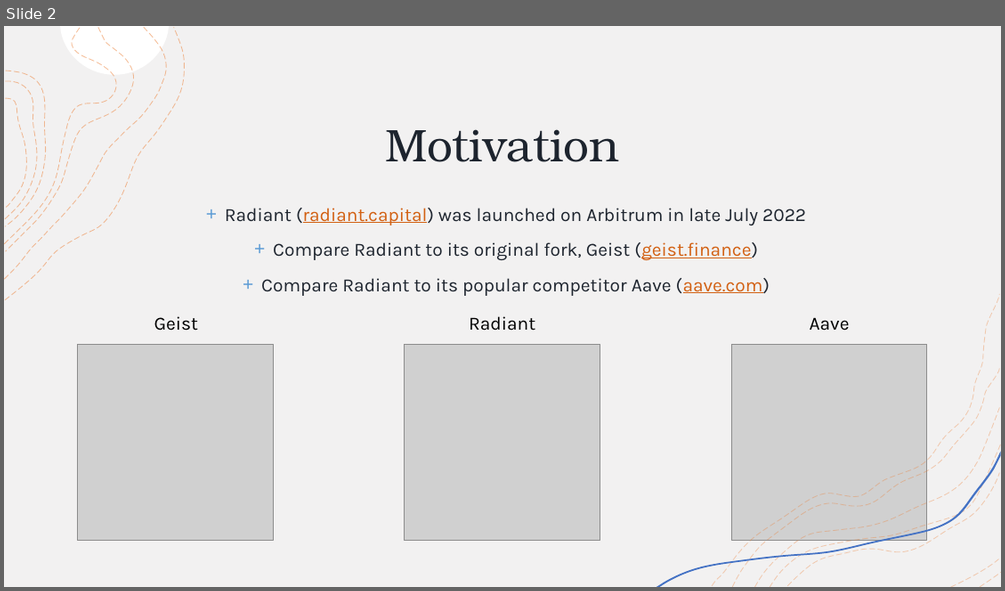
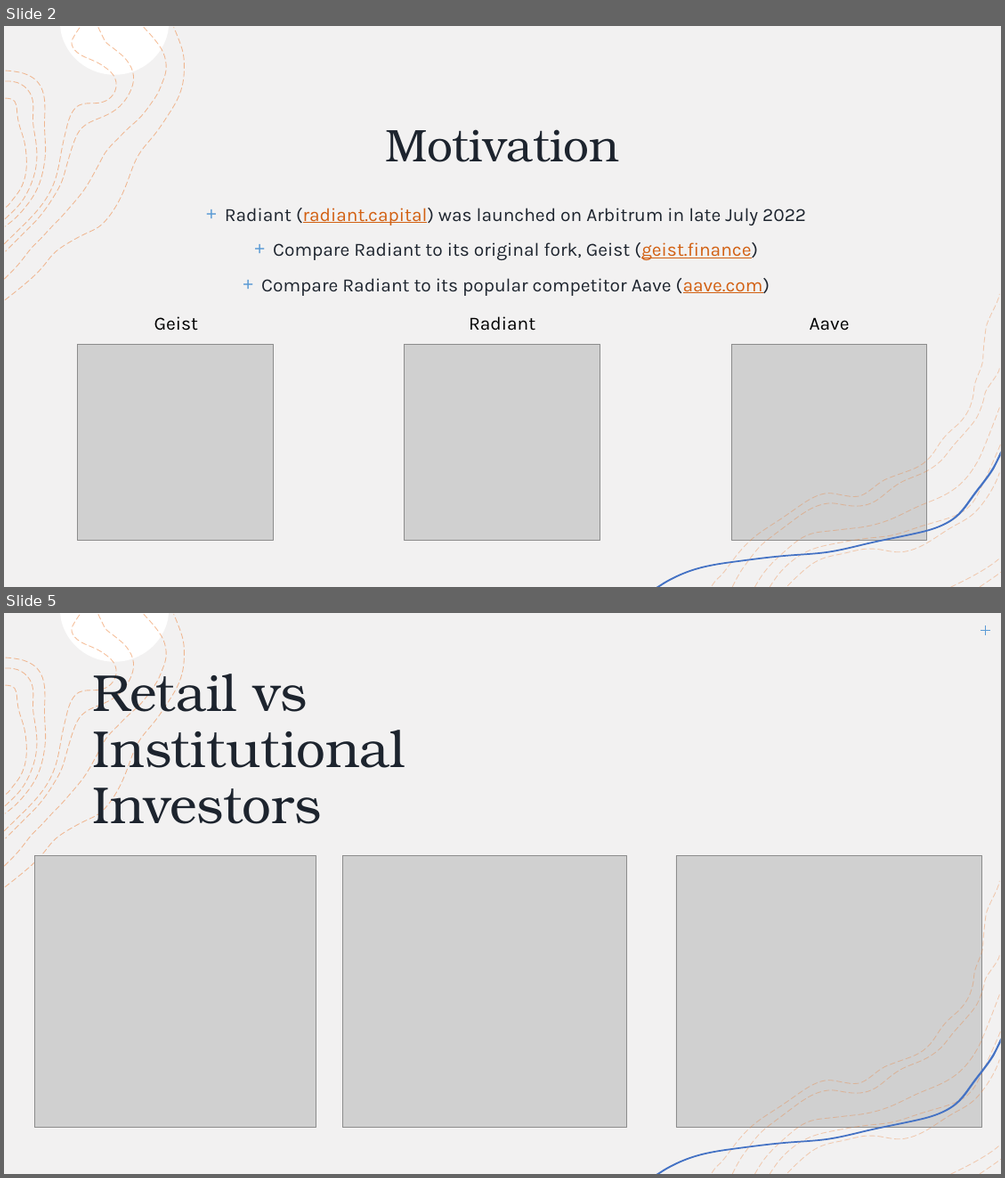
Before and after one commit to tmccurbin/defi-data-analysis, a slide deck: presentation.pptx. Shown one above the other, each under a label of ours: slide 2 before the commit, slides 2 and 5 after it; the slides between them are not shown. The pictures are 1005x591 and 1005x1178 pixels, drawn with LibreOffice and Linux fonts; fonts in the diff are those of the drawing; grey boxes stand for pictures. Boxes give left, top, right and bottom in pixels: in the first picture for what was removed or moved away, otherwise in the second. Text is boxed around its words. In the diff, an @@ line names an element or a change of style, - is before the commit and + after.

```diff
--- a/presentation.pptx
+++ b/presentation.pptx
@@ slide 5 added at (4,613,1001,1174), background #FFFFFF; not listed: 8 template elements that a slide beside it also shows @@
@@ rectangle added at (4,613,1001,1174), fill #FFFFFF, outline #F2F2F2 1 pt @@
@@ rectangle added at (4,613,1001,1174), fill #F2F1F1 @@
@@ freeform shape added at (5,615,166,866), outline #ED7D31 0.75 pt dashed @@
@@ freeform shape added at (5,615,117,831), outline #ED7D31 0.75 pt dashed @@
@@ freeform shape added at (61,613,170,662), fill #FFFFFF @@
@@ line added from (980, 630) to (990, 630), #5B9BD5 1 pt @@
@@ line added from (986, 625) to (986, 634), #5B9BD5 1 pt @@
@@ title added at (93,662,405,824), 50 pt, text #1D242E @@
+Retail vs Institutional Investors
@@ freeform shape added at (5,668,37,807), outline #ED7D31 0.75 pt dashed @@
@@ group added at (5,613,185,887): 8 freeform shapes @@
@@ picture added at (34,855,316,1127) @@
@@ picture added at (343,855,627,1127) @@
@@ picture added at (676,855,983,1127) @@
@@ group added at (728,956,997,1174): 5 freeform shapes @@
@@ freeform shape added at (656,1038,1001,1174), fill #4472C4 @@
@@ group added at (656,882,1001,1174): 8 freeform shapes @@
@@ freeform shape added at (858,1118,979,1173), fill #FFFFFF @@
```
Also in this commit, not shown: 1 slide changed, 4 other slides added.
